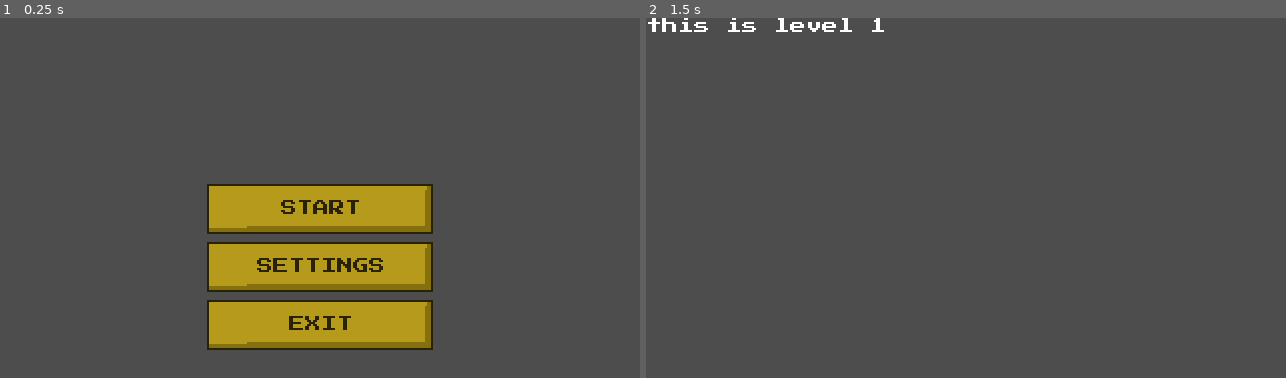
Above: before the commit, frames 1-2 (left to right).
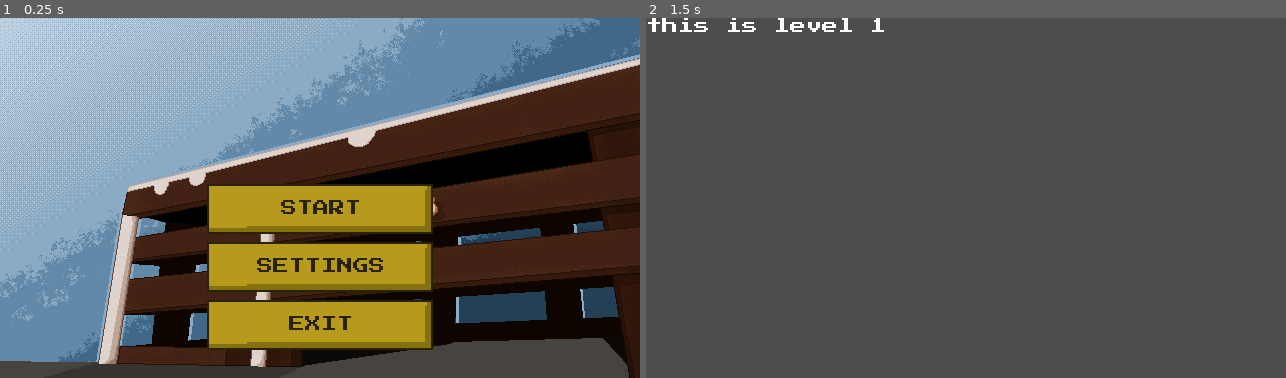
Above: after the commit, the same moments.

Repository: estftor/gwc_project2026
Game: Godot game, scene res://Scenes/StartMenu.tscn
Two runs of this game, one before a commit and one after it. Both use one fixed random seed, a clock stepped at 60 frames per second and the inputs below.
Inputs:
- Up to frame 1 (0.25 s): no input
- Up to frame 2 (1.5 s): click "START" at 0.5 s; tap Enter at 1.25 s

The runs differ from the first frame. In frame 1, 80% of the frame differs, in the area x 0-100%, y 0-100%; in frame 2, nothing differs.

Commit message:
applied starting screen background

Diff:
--- a/ucfparking/Scenes/StartMenu.tscn
+++ b/ucfparking/Scenes/StartMenu.tscn
@@ -1,7 +1,7 @@
 [gd_scene format=3 uid="uid://b2sdy72dmgycl"]
 
-[ext_resource type="Texture2D" uid="uid://skvla8syq3ob" path="res://Assets/temp background.png" id="1_dl0pg"]
 [ext_resource type="Script" uid="uid://c45pyipho0ter" path="res://Scenes/start_menu.gd" id="1_h303d"]
+[ext_resource type="Texture2D" uid="uid://n4urhw8fv1rv" path="res://Assets/UI/startscreen.png" id="2_dibtv"]
 [ext_resource type="Texture2D" uid="uid://cffq3514bkory" path="res://Assets/UI/start menu buttons.png" id="2_dl0pg"]
 [ext_resource type="FontFile" uid="uid://warafq12toru" path="res://Assets/Fonts/PressStart2P-Regular.ttf" id="3_dl0pg"]
 [ext_resource type="Script" uid="uid://t3xu53t6510p" path="res://Scenes/settings_menu.gd" id="5_o42a4"]
@@ -98,11 +98,10 @@
 script = ExtResource("1_h303d")
 
 [node name="Background" type="TextureRect" parent="." unique_id=477838863]
-visible = false
 layout_mode = 0
 offset_right = 640.0
 offset_bottom = 360.0
-texture = ExtResource("1_dl0pg")
+texture = ExtResource("2_dibtv")
 
 [node name="Main Menu Buttons" type="VBoxContainer" parent="." unique_id=1446113530]
 layout_mode = 1
Not shown, added: ucfparking/Assets/UI/startscreen.png.import
